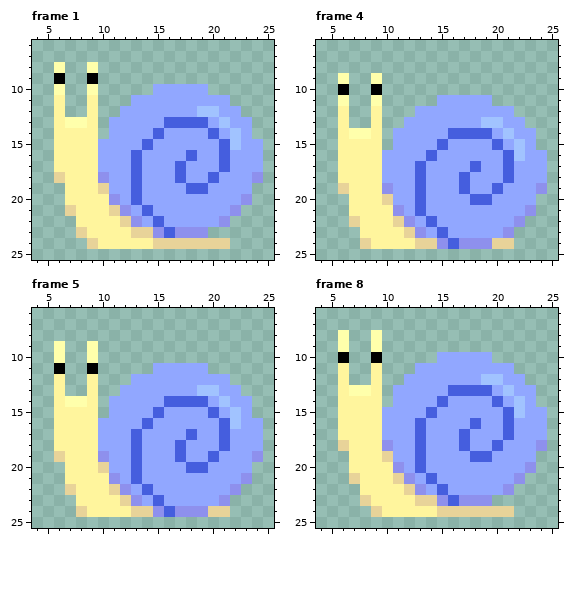
File history of a pixel-art file, The Fallen Guardian/Assets/Art/Characters/Enemies/Snail/Idle/Snail_Idle_Left.aseprite. The picture above was drawn from the file before the commit.
32x32 pixels, 8 frames. Shown: frame 1: x 4..25, y 6..25; frame 4: x 4..25, y 6..25; frame 5: x 4..25, y 6..25; frame 8: x 4..25, y 6..25. The commit also changed other frames, which this record leaves out.
And afterwards:
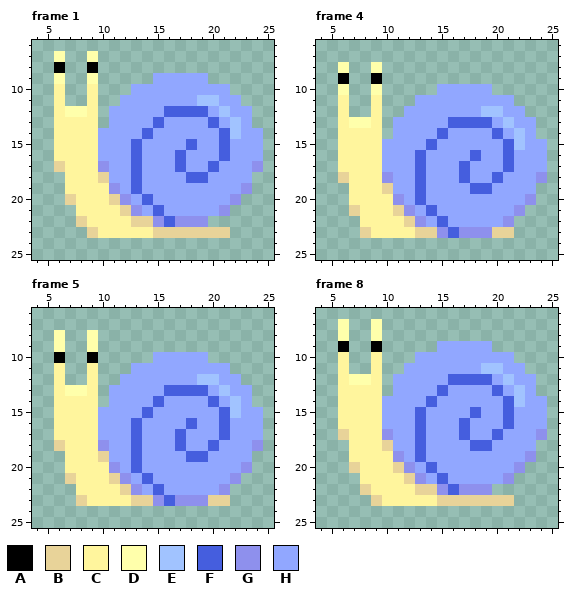
Palette (. is transparent): A #000000  B #e8d399  C #fff59d  D #ffffab  E #a1c3ff  F #455ede  G #8e90ed  H #91a7ff
Diff:
--- frame 1, layers "Eyes", "Shell", "Body"
@@ x 4..25 @@
  6 ......................
- 7 ......................
- 8 ..D..D................
- 9 ..A..A................
-10 ..D..D.....HHHHH......
-11 ..C..C...HHHHHHHHH....
-12 ..C..C..HHHHHHHEEHH...
-13 ..CDDC.HHHHHFFFFHEHH..
-14 ..CCCC.HHHHFHHHHFHEH..
-15 ..CCCCHHHHFHHHHHHFEHH.
-16 ..CCCCHHHFHHHHFHHFHHH.
-17 ..CCCCHHHFHHHFHHHFHHH.
-18 ..BCCCGHHFHHHFHHFHHHG.
-19 ...CCCBHHFHHHHFFHHHH..
-20 ...CCCCGHFHHHHHHHHHG..
-21 ...BCCCBGHFHHHHHHHG...
-22 ....CCCCBGHFHHHHHG....
-23 ....BCCCCBBGFGGG......
-24 .....BCCCCCBBBBBBB....
+ 7 ..D..D................
+ 8 ..A..A................
+ 9 ..D..D.....HHHHH......
+10 ..C..C...HHHHHHHHH....
+11 ..C..C..HHHHHHHEEHH...
+12 ..CDDC.HHHHHFFFFHEHH..
+13 ..CCCC.HHHHFHHHHFHEH..
+14 ..CCCCHHHHFHHHHHHFEHH.
+15 ..CCCCHHHFHHHHFHHFHHH.
+16 ..CCCCHHHFHHHFHHHFHHH.
+17 ..BCCCGHHFHHHFHHFHHHG.
+18 ...CCCBHHFHHHHFFHHHH..
+19 ...CCCCGHFHHHHHHHHHG..
+20 ...BCCCBGHFHHHHHHHG...
+21 ....CCCCBGHFHHHHHG....
+22 ....BCCCCBBGFGGG......
+23 .....BCCCCCBBBBBBB....
+24 ......................
 25 ......................
--- frame 4, layers "Eyes", "Shell", "Body"
@@ x 4..25 @@
  7 ......................
- 8 ......................
- 9 ..D..D................
-10 ..A..A................
-11 ..D..D.....HHHHH......
-12 ..C..C...HHHHHHHHH....
-13 ..C..C..HHHHHHHEEHH...
-14 ..CDDC.HHHHHFFFFHEHH..
-15 ..CCCC.HHHHFHHHHFHEH..
-16 ..CCCCHHHHFHHHHHHFEHH.
-17 ..CCCCHHHFHHHHFHHFHHH.
-18 ..CCCCHHHFHHHFHHHFHHH.
-19 ..BCCCGHHFHHHFHHFHHHG.
-20 ...CCCBHHFHHHHFFHHHH..
-21 ...CCCCGHFHHHHHHHHHG..
-22 ...BCCCBGHFHHHHHHHG...
-23 ....CCCCBGHFHHHHHG....
-24 ....BCCCCBBGFGGGBB....
+ 8 ..D..D................
+ 9 ..A..A................
+10 ..D..D.....HHHHH......
+11 ..C..C...HHHHHHHHH....
+12 ..C..C..HHHHHHHEEHH...
+13 ..CDDC.HHHHHFFFFHEHH..
+14 ..CCCC.HHHHFHHHHFHEH..
+15 ..CCCCHHHHFHHHHHHFEHH.
+16 ..CCCCHHHFHHHHFHHFHHH.
+17 ..CCCCHHHFHHHFHHHFHHH.
+18 ..BCCCGHHFHHHFHHFHHHG.
+19 ...CCCBHHFHHHHFFHHHH..
+20 ...CCCCGHFHHHHHHHHHG..
+21 ...BCCCBGHFHHHHHHHG...
+22 ....CCCCBGHFHHHHHG....
+23 ....BCCCCBBGFGGGBB....
+24 ......................
 25 ......................
--- frame 5, layers "Eyes", "Shell", "Body"
@@ x 4..25 @@
  7 ......................
- 8 ......................
+ 8 ..D..D................
  9 ..D..D................
-10 ..D..D................
-11 ..A..A.....HHHHH......
-12 ..C..C...HHHHHHHHH....
-13 ..C..C..HHHHHHHEEHH...
-14 ..CDDC.HHHHHFFFFHEHH..
-15 ..CCCC.HHHHFHHHHFHEH..
-16 ..CCCCHHHHFHHHHHHFEHH.
-17 ..CCCCHHHFHHHHFHHFHHH.
-18 ..CCCCHHHFHHHFHHHFHHH.
-19 ..BCCCGHHFHHHFHHFHHHG.
-20 ...CCCBHHFHHHHFFHHHH..
-21 ...CCCCGHFHHHHHHHHHG..
-22 ...BCCCBGHFHHHHHHHG...
-23 ....CCCCBGHFHHHHHG....
-24 ....BCCCCBBGFGGGBB....
+10 ..A..A.....HHHHH......
+11 ..C..C...HHHHHHHHH....
+12 ..C..C..HHHHHHHEEHH...
+13 ..CDDC.HHHHHFFFFHEHH..
+14 ..CCCC.HHHHFHHHHFHEH..
+15 ..CCCCHHHHFHHHHHHFEHH.
+16 ..CCCCHHHFHHHHFHHFHHH.
+17 ..CCCCHHHFHHHFHHHFHHH.
+18 ..BCCCGHHFHHHFHHFHHHG.
+19 ...CCCBHHFHHHHFFHHHH..
+20 ...CCCCGHFHHHHHHHHHG..
+21 ...BCCCBGHFHHHHHHHG...
+22 ....CCCCBGHFHHHHHG....
+23 ....BCCCCBBGFGGGBB....
+24 ......................
 25 ......................
--- frame 8, layers "Eyes", "Shell", "Body"
@@ x 4..25 @@
  6 ......................
- 7 ......................
+ 7 ..D..D................
  8 ..D..D................
- 9 ..D..D................
-10 ..A..A.....HHHHH......
-11 ..C..C...HHHHHHHHH....
-12 ..C..C..HHHHHHHEEHH...
-13 ..CDDC.HHHHHFFFFHEHH..
-14 ..CCCC.HHHHFHHHHFHEH..
-15 ..CCCCHHHHFHHHHHHFEHH.
-16 ..CCCCHHHFHHHHFHHFHHH.
-17 ..CCCCHHHFHHHFHHHFHHH.
-18 ..BCCCGHHFHHHFHHFHHHG.
-19 ...CCCBHHFHHHHFFHHHH..
-20 ...CCCCGHFHHHHHHHHHG..
-21 ...BCCCBGHFHHHHHHHG...
-22 ....CCCCBGHFHHHHHG....
-23 ....BCCCCBBGFGGG......
-24 .....BCCCCCBBBBBBB....
+ 9 ..A..A.....HHHHH......
+10 ..C..C...HHHHHHHHH....
+11 ..C..C..HHHHHHHEEHH...
+12 ..CDDC.HHHHHFFFFHEHH..
+13 ..CCCC.HHHHFHHHHFHEH..
+14 ..CCCCHHHHFHHHHHHFEHH.
+15 ..CCCCHHHFHHHHFHHFHHH.
+16 ..CCCCHHHFHHHFHHHFHHH.
+17 ..BCCCGHHFHHHFHHFHHHG.
+18 ...CCCBHHFHHHHFFHHHH..
+19 ...CCCCGHFHHHHHHHHHG..
+20 ...BCCCBGHFHHHHHHHG...
+21 ....CCCCBGHFHHHHHG....
+22 ....BCCCCBBGFGGG......
+23 .....BCCCCCBBBBBBB....
+24 ......................
 25 ......................
Where, in picture pixels (left, top, right, bottom), the same in both pictures:
changed: (54, 51, 263, 249)
changed: (338, 62, 547, 249)
changed: (54, 330, 263, 517)
changed: (338, 319, 547, 517)
